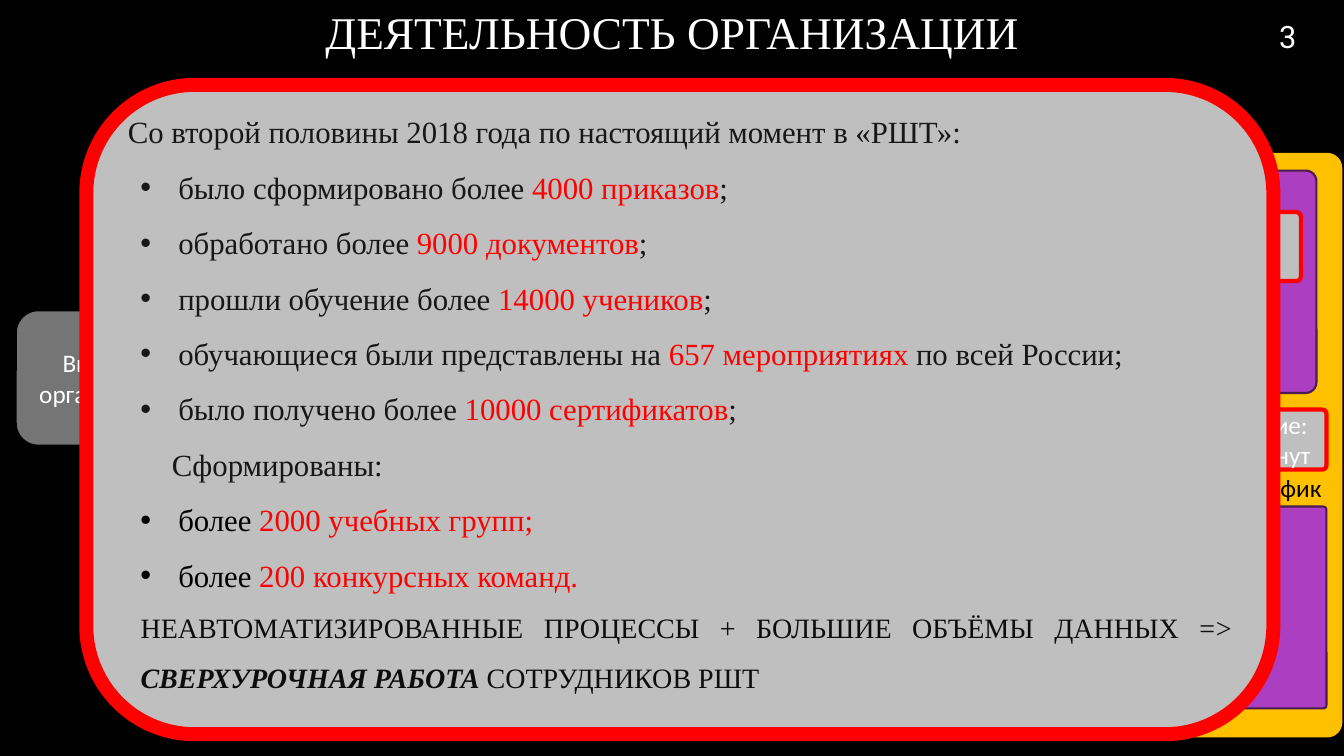
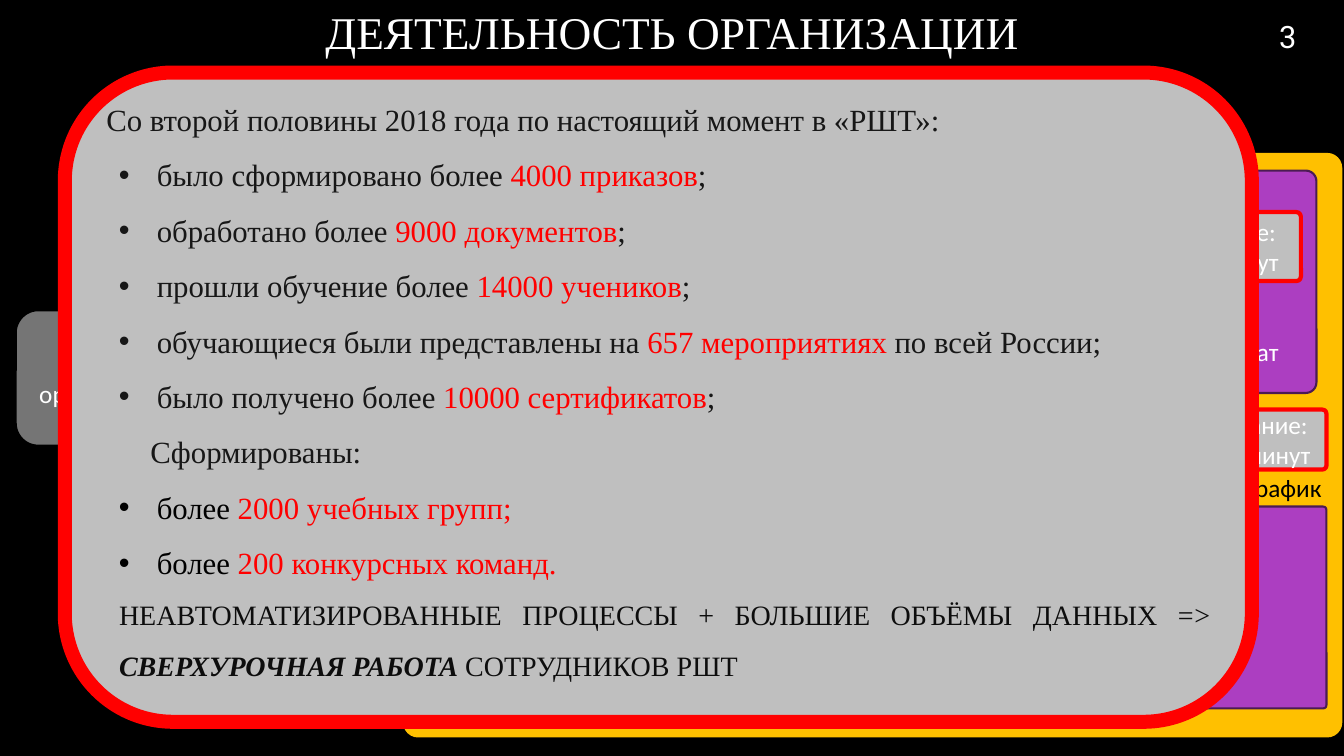
Before and after one commit to RAdKuzur/ASTU, a slide deck: slide 3 of Дипломная работа/Консультации Хоменко/Презентация.pptx. Drawn at 1344x756 pixels with LibreOffice and Linux fonts; fonts in the diff are those of the drawing; grey boxes stand for pictures; background and template pictures are left out. Boxes give left, top, right and bottom in pixels: in the first picture for what was removed or moved away, otherwise in the second. Text is boxed around its words. In the diff, an @@ line names an element or a change of style, - is before the commit and + after.

Commit message:
new presentation

```diff
--- a/Дипломная работа/Консультации Хоменко/Презентация.pptx
+++ b/Дипломная работа/Консультации Хоменко/Презентация.pptx
@@ rounded rectangle "Со второй половины 2018 года ...": place and size @@
-rounded rectangle "Со второй половины 2018 года ..." at [87,85,1274,734]
+rounded rectangle "Со второй половины 2018 года ..." at [65,73,1252,722]
```
Also in this commit, not shown: 1 other file.
